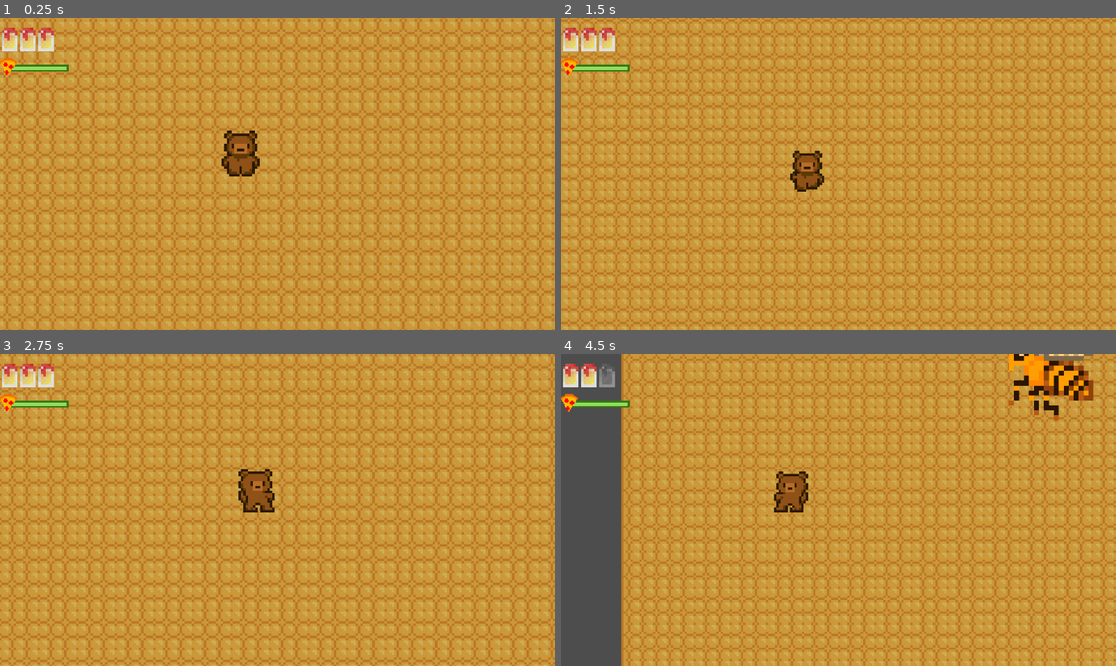
Above: before the commit, frames 1-4 (two rows, left to right).
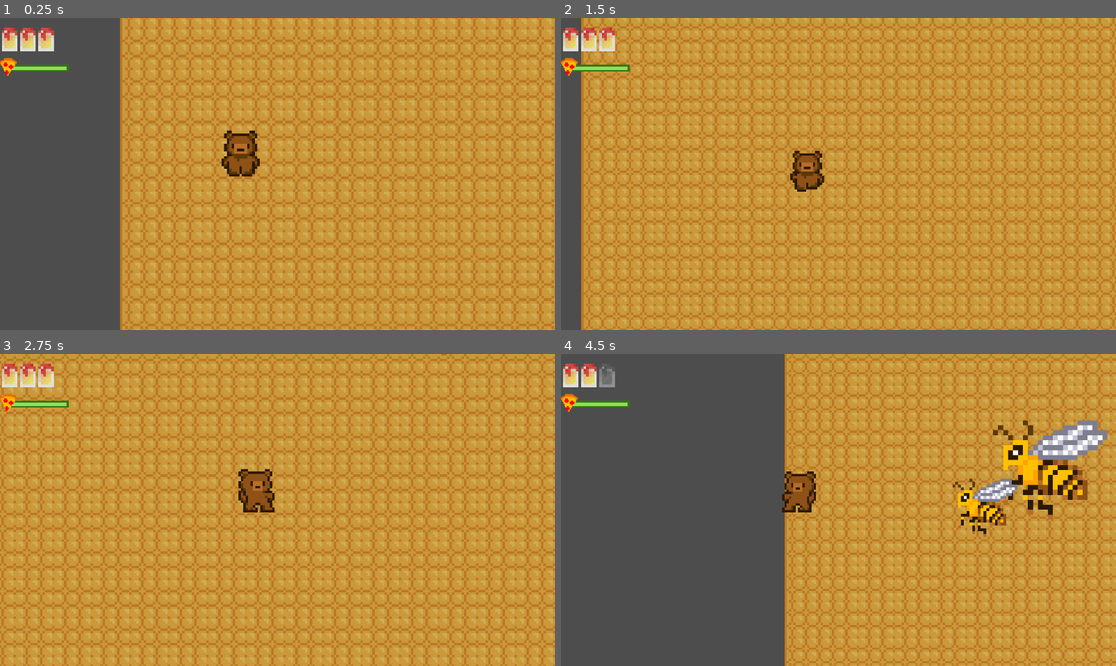
Above: after the commit, the same moments.

Repository: tom-legros/Beesounours-Gamejam4-2026
Game: Godot game, scene res://main.tscn
Same seed, same stepped clock (60 frames per second), same inputs: the game is played once before the commit and once after it.
Inputs:
- Up to frame 1 (0.25 s): no input
- Up to frame 2 (1.5 s): hold Right (ui_right) 0.53-1.28 s; hold E 0.53-1.28 s; tap Space at 0.77 s; hold Down (ui_down) from 1.28 s (still down); tap Shift at 1.35 s
- Up to frame 3 (2.75 s): tap Space at 1.52 s; release Down (ui_down) at 2.03 s; hold Right (ui_right) from 2.03 s (still down); hold E from 2.03 s (still down)
- Up to frame 4 (4.5 s): release Right (ui_right) at 2.78 s; release E at 2.78 s; hold Up (ui_up) 2.78-3.53 s; tap Shift at 2.85, 4.35 s; tap Space at 3.02, 3.77 s; hold E 3.53-4.28 s; hold Left (ui_left) from 3.53 s (still down)

The runs differ from the first frame. In frame 1, 57% of the frame differs, in the area x 0-100%, y 0-100%; in frame 2, 48%; in frame 3, 47%; in frame 4, 58%, in the area x 10-100%, y 0-100%.

Commit message:
Boss patern

Diff:
--- /dev/null
+++ b/game/abeille.gd
@@ -0,0 +1,73 @@
+extends CharacterBody2D
+
+@export var VITESSE_MAX = 75
+@export var ACCELERATION = 400
+@export var VITESSE_ERRANCE = 30
+
+
+var pv : int = 1
+var est_invulnerable : bool = false
+
+var cible = null
+var direction_errance = Vector2.ZERO
+var temps_errance = 0.0
+
+func _ready():
+	choisir_direction_aleatoire()
+
+func _physics_process(delta):
+	var direction_voulue = Vector2.ZERO
+	if cible != null:
+		direction_voulue = global_position.direction_to(cible.global_position)
+	else:
+		temps_errance -= delta
+		if temps_errance <= 0:
+			choisir_direction_aleatoire()
+		direction_voulue = direction_errance
+	if not est_invulnerable:
+		velocity = velocity.move_toward(direction_voulue * (VITESSE_MAX if cible else VITESSE_ERRANCE), ACCELERATION * delta)
+	if velocity.x > 2:
+		$Sprite2D.flip_h = false
+	elif velocity.x < -2:
+		$Sprite2D.flip_h = true
+
+	move_and_slide()
+
+func subir_degats():
+	if est_invulnerable:
+		return
+	pv -= 1
+	est_invulnerable = true
+	var tween = create_tween()
+	tween.tween_property($Sprite2D, "modulate", Color.RED, 0.1)
+	tween.tween_property($Sprite2D, "modulate", Color.WHITE, 0.1)
+	velocity = -velocity.normalized() * 200
+	move_and_slide()
+	await get_tree().create_timer(0.4).timeout
+	est_invulnerable = false
+	if pv <= 0:
+		mourir()
+
+func mourir():
+	var joueur = get_tree().current_scene.find_child("Player", true, false)
+	if joueur and joueur.has_method("gagner_vie"):
+		joueur.gagner_vie(1)
+	queue_free()
+
+func choisir_direction_aleatoire():
+	var angle = randf_range(0, 2 * PI)
+	direction_errance = Vector2(cos(angle), sin(angle))
+	temps_errance = randf_range(1.5, 4.0)
+
+func _on_vision_body_entered(body):
+	if body.name == "Player":
+		cible = body
+
+func _on_vision_body_exited(body):
+	if body == cible:
+		cible = null
+
+func _on_zone_degats_body_entered(body):
+	if body.name == "Player":
+		if body.has_method("recevoir_degats"):
+			body.recevoir_degats(1, global_position)
--- /dev/null
+++ b/game/abeille.tscn
@@ -0,0 +1,43 @@
+[gd_scene load_steps=6 format=3 uid="uid://4x41trg1imct"]
+
+[ext_resource type="Script" uid="uid://lmdyx3j2win6" path="res://abeille.gd" id="1_viwrv"]
+[ext_resource type="Texture2D" uid="uid://but2q0a2kjfvr" path="res://img/Abeille.png" id="2_viwrv"]
+
+[sub_resource type="CircleShape2D" id="CircleShape2D_0jcpr"]
+radius = 8.8
+
+[sub_resource type="CircleShape2D" id="CircleShape2D_kv4hg"]
+radius = 174.01149
+
+[sub_resource type="CircleShape2D" id="CircleShape2D_mede7"]
+radius = 15.033297
+
+[node name="Abeille" type="CharacterBody2D" groups=["Ennemis"]]
+position = Vector2(0, -1)
+script = ExtResource("1_viwrv")
+
+[node name="Sprite2D" type="Sprite2D" parent="."]
+texture_filter = 1
+position = Vector2(1, 2.5000076)
+scale = Vector2(1.25, 1.2916666)
+texture = ExtResource("2_viwrv")
+
+[node name="CollisionShape2D" type="CollisionShape2D" parent="." groups=["Ennemis"]]
+position = Vector2(1, 2.0000002)
+scale = Vector2(1.25, 1.2916662)
+shape = SubResource("CircleShape2D_0jcpr")
+
+[node name="Vision" type="Area2D" parent="." groups=["Ennemis"]]
+
+[node name="CollisionShape2D" type="CollisionShape2D" parent="Vision"]
+shape = SubResource("CircleShape2D_kv4hg")
+
+[node name="ZoneDegats" type="Area2D" parent="."]
+
+[node name="CollisionShape2D" type="CollisionShape2D" parent="ZoneDegats"]
+position = Vector2(1, 2)
+shape = SubResource("CircleShape2D_mede7")
+
+[connection signal="body_entered" from="Vision" to="." method="_on_vision_body_entered"]
+[connection signal="body_exited" from="Vision" to="." method="_on_vision_body_exited"]
+[connection signal="body_entered" from="ZoneDegats" to="." method="_on_zone_degats_body_entered"]
--- a/game/abeille_boss.gd
+++ b/game/abeille_boss.gd
@@ -4,9 +4,9 @@
 var vitesse_normale = 40
 var vitesse_charge = 400
 var acc_charge = 800
+var scene_petite_abeille = preload("res://abeille.tscn")
 
 var est_invulnerable : bool = false
-var peut_attaquer : bool = true
 var en_train_de_charger : bool = false
 var joueur_cible = null
 
@@ -30,41 +30,63 @@
 			else: sprite.flip_h = true
 
 	move_and_slide()
-
 func boucle_attaque():
 	while pv > 0:
-		var temps_attente = 4
-		if pv <= 3:
-			temps_attente = 2
+		var est_enerve = (pv <= 5)
+		var temps_attente = 3.0
+		if est_enerve: temps_attente = 1.5
 
 		await get_tree().create_timer(temps_attente).timeout
 		if pv <= 0: break
+
+		faire_apparaitre_minions(est_enerve)
+		await get_tree().create_timer(0.5).timeout
+		if pv <= 0: break
+
 		var tween = create_tween()
 		tween.tween_property(sprite, "modulate", Color.ORANGE, 0.2)
 		tween.tween_property(sprite, "modulate", Color.WHITE, 0.2)
 		tween.tween_property(sprite, "modulate", Color.ORANGE, 0.2)
 		tween.tween_property(sprite, "modulate", Color.WHITE, 0.2)
 		await tween.finished
+
 		en_train_de_charger = true
 
 		if joueur_cible:
-			var direction_dash = global_position.direction_to(joueur_cible.global_position)*0.1
+			var direction_dash = global_position.direction_to(joueur_cible.global_position)
 			velocity = direction_dash * vitesse_charge
 
 		await get_tree().create_timer(0.5).timeout
+
 		velocity = Vector2.ZERO
 		en_train_de_charger = false
+
+func faire_apparaitre_minions(est_enerve: bool):
+	var tween = create_tween()
+	tween.tween_property(sprite, "modulate", Color.YELLOW, 0.3)
+	tween.tween_property(sprite, "modulate", Color.WHITE, 0.3)
+
+	var nombre = 1
+	if est_enerve: nombre = 2
+
+	for i in range(nombre):
+		var minion = scene_petite_abeille.instantiate()
+
+		var decalage = Vector2(randf_range(-40, 40), randf_range(-40, 40))
+		minion.global_position = global_position + decalage
+
+		get_parent().add_child(minion)
 
 func subir_degats():
 	if est_invulnerable: return
 
 	pv -= 1
+	print("BOSS PV : ", pv)
 
 	est_invulnerable = true
 	var tween = create_tween()
 	tween.tween_property(sprite, "modulate", Color.RED, 0.1)
 	tween.tween_property(sprite, "modulate", Color.WHITE, 0.1)
-
 
 	velocity = -velocity.normalized() * 50
 	move_and_slide()
@@ -77,9 +99,11 @@
 
 func mourir():
 	set_physics_process(false)
+
 	var tween = create_tween().set_parallel(true)
 	tween.tween_property(self, "rotation_degrees", 360, 1.0)
 	tween.tween_property(self, "scale", Vector2.ZERO, 1.0)
+
 	if joueur_cible and joueur_cible.has_method("gagner_vie"):
 		joueur_cible.gagner_vie(3)
 
--- a/game/abeille_boss.tscn
+++ b/game/abeille_boss.tscn
@@ -4,10 +4,10 @@
 [ext_resource type="Texture2D" uid="uid://but2q0a2kjfvr" path="res://img/Abeille.png" id="1_yyfx8"]
 
 [sub_resource type="CircleShape2D" id="CircleShape2D_yyfx8"]
-radius = 23.0
+radius = 26.0
 
 [sub_resource type="CircleShape2D" id="CircleShape2D_sttjn"]
-radius = 28.01785
+radius = 27.0
 
 [node name="AbeilleBoss" type="CharacterBody2D" groups=["Ennemis"]]
 script = ExtResource("1_sttjn")
@@ -25,7 +25,7 @@
 position = Vector2(1, 1)
 
 [node name="CollisionShape2D" type="CollisionShape2D" parent="ZoneDegats"]
-position = Vector2(3, -3)
+position = Vector2(3, -4)
 shape = SubResource("CircleShape2D_sttjn")
 
 [connection signal="body_entered" from="ZoneDegats" to="." method="_on_zone_degats_body_entered"]
--- a/game/main.tscn
+++ b/game/main.tscn
@@ -361,7 +361,7 @@
 
 [node name="Player" type="CharacterBody2D" parent="."]
 z_index = 1
-position = Vector2(1940, 101)
+position = Vector2(1886, 66)
 collision_layer = 3
 collision_mask = 3
 script = ExtResource("1_0xm2m")
@@ -564,7 +564,7 @@
 shape = SubResource("RectangleShape2D_0cp0l")
 
 [node name="AbeilleBoss" parent="." instance=ExtResource("42_0cp0l")]
-position = Vector2(2168, 5)
+position = Vector2(2166, 7)
 
 [connection signal="body_entered" from="Player/ZoneAttaque" to="Player" method="_on_zone_attaque_body_entered"]
 [connection signal="animation_finished" from="Player/ZoneAttaque/SlashSprite" to="Player" method="_on_slash_sprite_animation_finished"]
--- a/game/player.gd
+++ b/game/player.gd
@@ -250,5 +250,5 @@
 		tween.tween_property(camera, "zoom", final_zoom, shrink_duration)
 
 
-func on_portal_entered(body: Node2D) -> void:
+func on_portal_entered(_body: Node2D) -> void:
 	pass # Replace with function body.
Not shown, added: game/abeille.gd.uid
Binary file changed: game/img/renard.png
